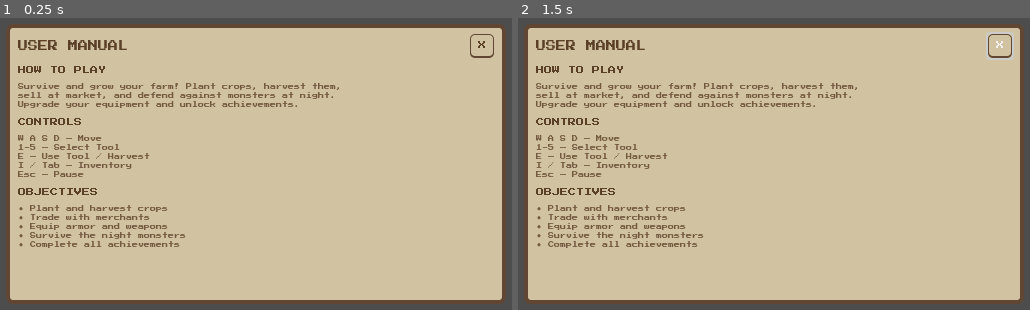
Above: before the commit, frames 1-2 (left to right).
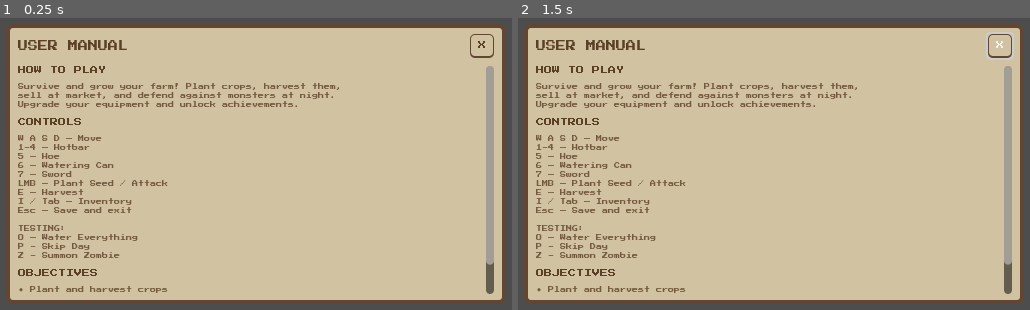
Above: after the commit, the same moments.

Repository: alexmf10/Survivalfarm-
Game: Godot game, scene res://ui/menus/control_manual.tscn
Same seed, same stepped clock (60 frames per second), same inputs: the game is played once before the commit and once after it. This scene is started directly instead of the project's main scene.
Inputs (mouse positions are in pixels of both pictures, inside the frame that each line leads up to):
- Up to frame 1 (0.25 s): no input
- Up to frame 2 (1.5 s): tap Enter at 0.5 s; move the mouse to (912, 146) at 0.52 s; hold D (move_right) 0.53-1.25 s; tap E at 0.6 s; click (912, 146) at 0.67 s; click "X" at 1.25 s

The runs differ from the first frame. In frame 1, 4.6% of the frame differs, in the area x 3-97%, y 16-95%; in frame 2, 4.6%.

Commit message:
Controls update
Añadido a los controles un apartado provisional para mostrar las teclas para el testing

Diff:
--- a/ui/menus/control_manual.gd
+++ b/ui/menus/control_manual.gd
@@ -106,7 +106,9 @@
 		"Survive and grow your farm! Plant crops, harvest them,\nsell at market, and defend against monsters at night.\nUpgrade your equipment and unlock achievements.")
 
 	_add_section(content_vbox, "CONTROLS",
-		"W A S D — Move\n1-5 — Select Tool\nE — Use Tool / Harvest\nI / Tab — Inventory\nEsc — Pause")
+		"W A S D — Move\n1-4 — Hotbar\n5 — Hoe\n6 — Watering Can\n7 — Sword\nLMB — Plant Seed / Attack
+		E — Harvest\nI / Tab — Inventory\nEsc — Save and exit\n
+		TESTING:\nO — Water Everything\nP - Skip Day\nZ - Summon Zombie")
 
 	_add_section(content_vbox, "OBJECTIVES",
 		"• Plant and harvest crops\n• Trade with merchants\n• Equip armor and weapons\n• Survive the night monsters\n• Complete all achievements")
